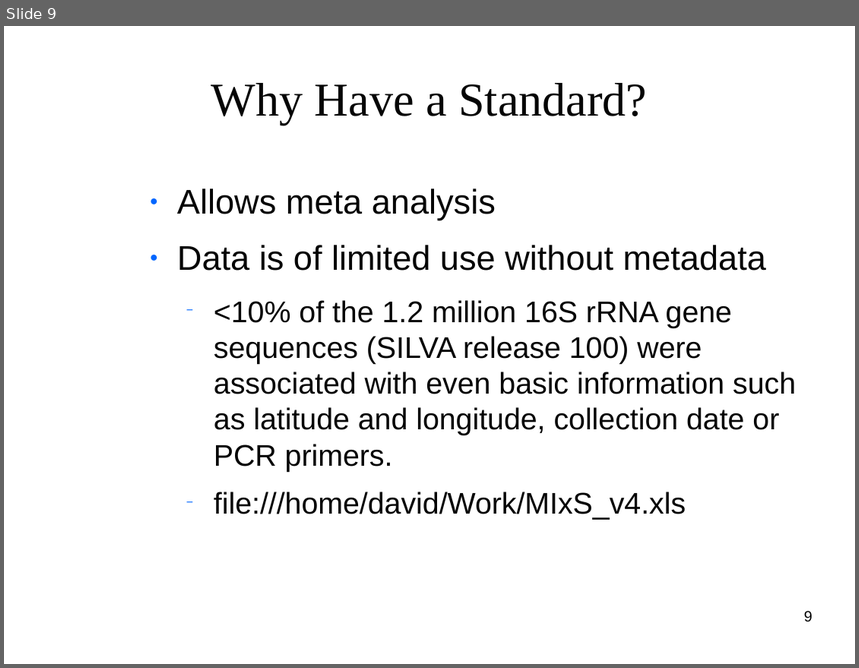
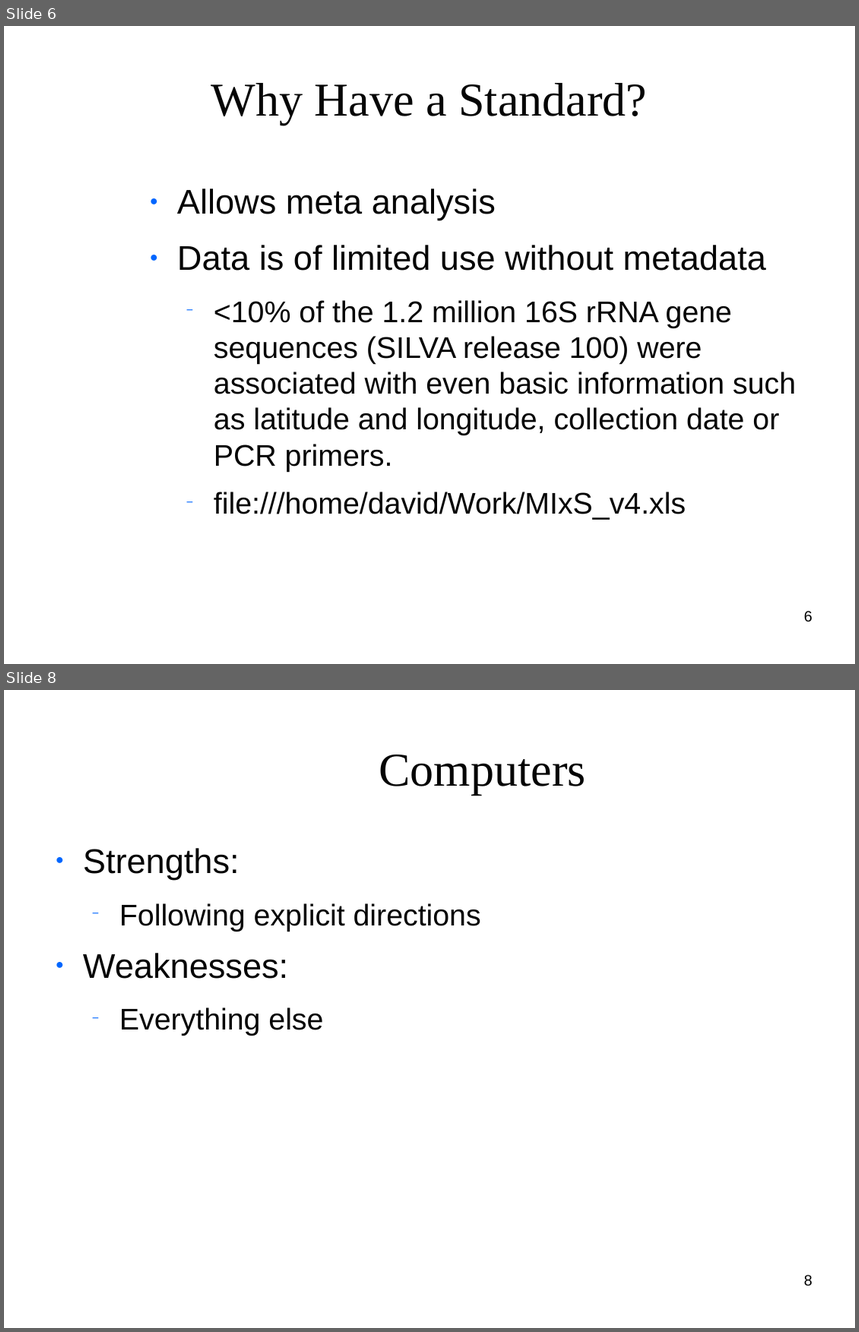
Before and after one commit to clemente-lab/mmeds-meta, a slide deck: sql/mmeds.odp. Shown one above the other, each under a label of ours: slide 9 before the commit, slides 6 and 8 after it; the slides between them are not shown. The pictures are 859x668 and 859x1332 pixels, drawn with LibreOffice and Linux fonts; fonts in the diff are those of the drawing; background and template pictures are left out. Boxes give left, top, right and bottom in pixels: in the first picture for what was removed or moved away, otherwise in the second. Text is boxed around its words. In the diff, an @@ line names an element or a change of style, - is before the commit and + after.

```diff
--- a/sql/mmeds.odp
+++ b/sql/mmeds.odp
@@ slide 8 added at box(4, 690, 855, 1328), background picture (left out) @@
@@ title added at box(379, 755, 586, 795), 44 pt, text #050505 @@
+Computers
@@ text added at box(83, 848, 481, 1036), 27.9 pt, text #050505 @@
+● Strengths:
+  − Following explicit directions
+● Weaknesses:
+  − Everything else
@@ page number added at box(804, 1275, 813, 1287), 14 pt, text #000000 @@
+8
@@ what was slide 9 is now slide 6 @@
@@ page number at box(804, 611, 813, 623): text changed @@
-9
+6
```
Also in this commit, not shown: 4 slides changed, 5 other slides added, 1 slide removed, 10 other files.
